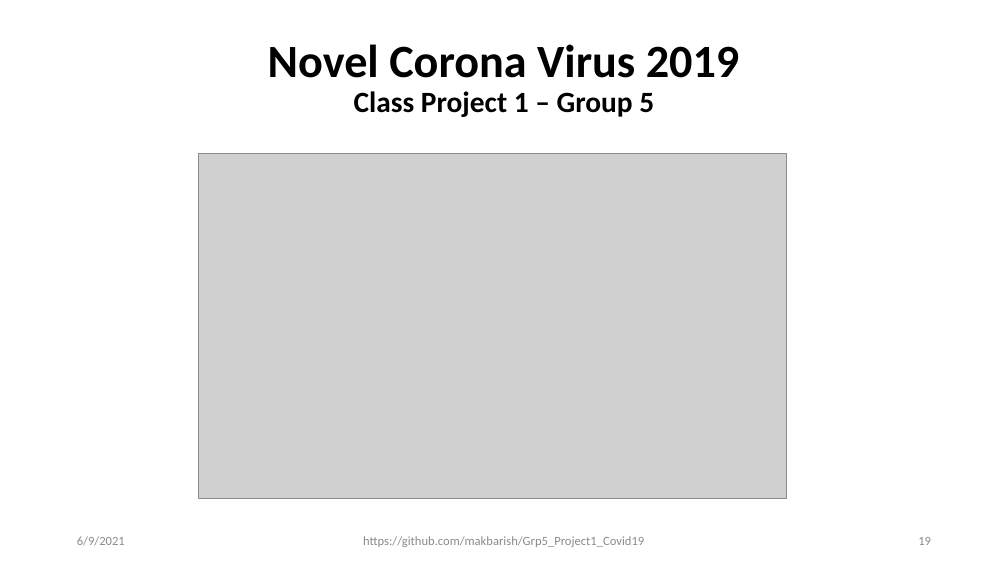
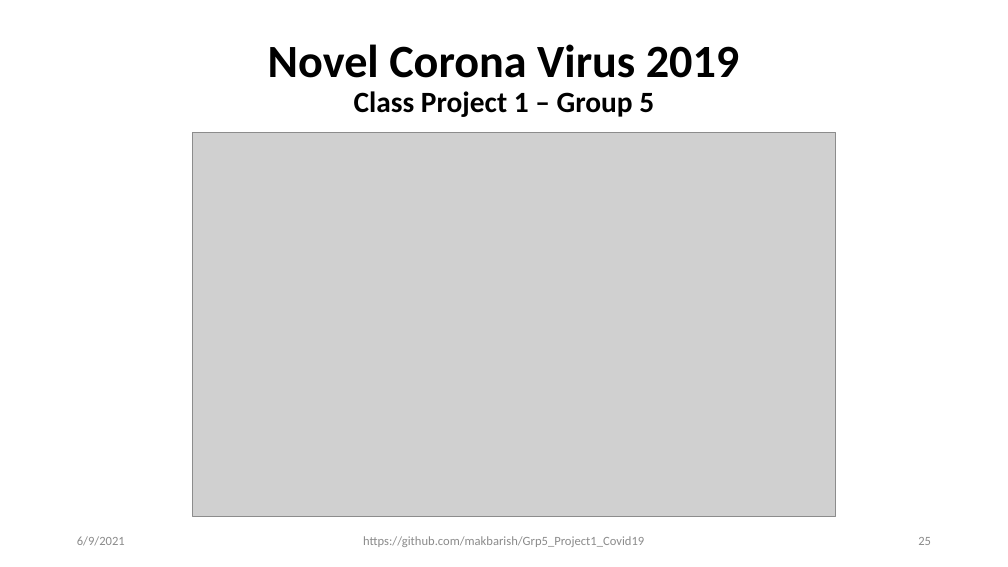
Before and after one commit to makbarish/Grp5_Project1_Covid19, a slide deck: slide 25 of Clay/Novel_Corona_Virus_2019_v3.pptx (slide 19 before the commit). Drawn at 1008x567 pixels with LibreOffice and Linux fonts; fonts in the diff are those of the drawing; grey boxes stand for pictures. Boxes give left, top, right and bottom in pixels: in the first picture for what was removed or moved away, otherwise in the second. Text is boxed around its words. In the diff, an @@ line names an element or a change of style, - is before the commit and + after.

```diff
--- a/Clay/Novel_Corona_Virus_2019_v3.pptx
+++ b/Clay/Novel_Corona_Virus_2019_v3.pptx
@@ picture: place and size @@
-picture at bbox=[199, 154, 787, 499]
+picture at bbox=[193, 132, 836, 517]
@@ page number at bbox=[918, 537, 931, 545]: text changed @@
-19
+25
```
Also in this commit, not shown: 6 other slides changed, 2 slides added.
